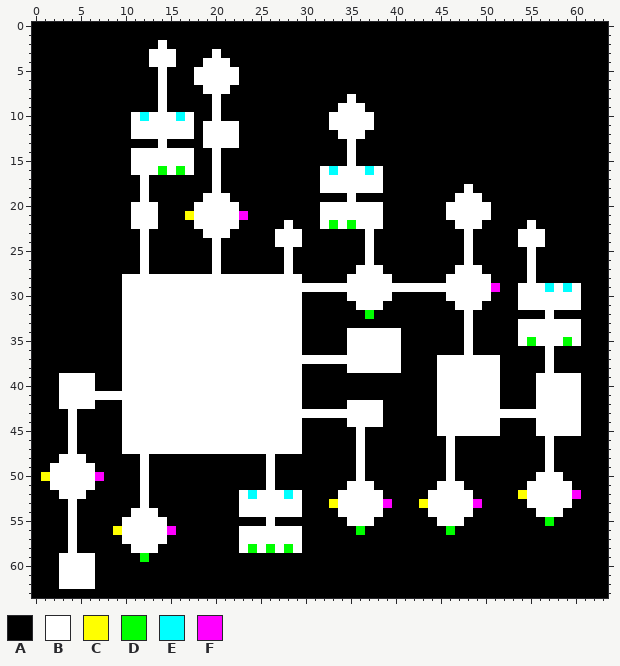
Edited in one commit: pixel-art sprite (Assets/DungeonAssets/Image/LayoutMap.png). Above is the file before it was changed.
The file is 64x64 pixels.
Palette (. is transparent): A #000000  B #ffffff  C #ffff00  D #00ff00  E #00ffff  F #ff00ff
Pixels before (only the part around the change), first column x 0:
 0 AAAAAAAAAAAAAAAAAAAAAAAAAAAAAAAAAAAAAAAAAAAAAAAAAAAAAAAAAAAAAAAA
 1 AAAAAAAAAAAAAAAAAAAAAAAAAAAAAAAAAAAAAAAAAAAAAAAAAAAAAAAAAAAAAAAA
 2 AAAAAAAAAAAAAABAAAAAAAAAAAAAAAAAAAAAAAAAAAAAAAAAAAAAAAAAAAAAAAAA
 3 AAAAAAAAAAAAABBBAAAABAAAAAAAAAAAAAAAAAAAAAAAAAAAAAAAAAAAAAAAAAAA
 4 AAAAAAAAAAAAABBBAAABBBAAAAAAAAAAAAAAAAAAAAAAAAAAAAAAAAAAAAAAAAAA
 5 AAAAAAAAAAAAAABAAABBBBBAAAAAAAAAAAAAAAAAAAAAAAAAAAAAAAAAAAAAAAAA
 6 AAAAAAAAAAAAAABAAABBBBBAAAAAAAAAAAAAAAAAAAAAAAAAAAAAAAAAAAAAAAAA
 7 AAAAAAAAAAAAAABAAAABBBAAAAAAAAAAAAAAAAAAAAAAAAAAAAAAAAAAAAAAAAAA
 8 AAAAAAAAAAAAAABAAAAABAAAAAAAAAAAAAABAAAAAAAAAAAAAAAAAAAAAAAAAAAA
 9 AAAAAAAAAAAAAABAAAAABAAAAAAAAAAAAABBBAAAAAAAAAAAAAAAAAAAAAAAAAAA
10 AAAAAAAAAAABEBBBEBAABAAAAAAAAAAAABBBBBAAAAAAAAAAAAAAAAAAAAAAAAAA
11 AAAAAAAAAAABBBBBBBABBBBAAAAAAAAAABBBBBAAAAAAAAAAAAAAAAAAAAAAAAAA
12 AAAAAAAAAAABBBBBBBABBBBAAAAAAAAAAABBBAAAAAAAAAAAAAAAAAAAAAAAAAAA
13 AAAAAAAAAAAAAABAAAABBBBAAAAAAAAAAAABAAAAAAAAAAAAAAAAAAAAAAAAAAAA
14 AAAAAAAAAAABBBBBBBAABAAAAAAAAAAAAAABAAAAAAAAAAAAAAAAAAAAAAAAAAAA
15 AAAAAAAAAAABBBBBBBAABAAAAAAAAAAAAAABAAAAAAAAAAAAAAAAAAAAAAAAAAAA
16 AAAAAAAAAAABBBDBDBAABAAAAAAAAAAABEBBBEBAAAAAAAAAAAAAAAAAAAAAAAAA
17 AAAAAAAAAAAABAAAAAAABAAAAAAAAAAABBBBBBBAAAAAAAAAAAAAAAAAAAAAAAAA
18 AAAAAAAAAAAABAAAAAAABAAAAAAAAAAABBBBBBBAAAAAAAAABAAAAAAAAAAAAAAA
19 AAAAAAAAAAAABAAAAAABBBAAAAAAAAAAAAABAAAAAAAAAAABBBAAAAAAAAAAAAAA
20 AAAAAAAAAAABBBAAAABBBBBAAAAAAAAABBBBBBBAAAAAAABBBBBAAAAAAAAAAAAA
21 AAAAAAAAAAABBBAAACBBBBBFAAAAAAAABBBBBBBAAAAAAABBBBBAAAAAAAAAAAAA
22 AAAAAAAAAAABBBAAAABBBBBAAAAABAAABDBDBBBAAAAAAAABBBAAAAABAAAAAAAA
23 AAAAAAAAAAAABAAAAAABBBAAAAABBBAAAAAAABAAAAAAAAAABAAAAABBBAAAAAAA
24 AAAAAAAAAAAABAAAAAAABAAAAAABBBAAAAAAABAAAAAAAAAABAAAAABBBAAAAAAA
25 AAAAAAAAAAAABAAAAAAABAAAAAAABAAAAAAAABAAAAAAAAAABAAAAAABAAAAAAAA
26 AAAAAAAAAAAABAAAAAAABAAAAAAABAAAAAAAABAAAAAAAAAABAAAAAABAAAAAAAA
27 AAAAAAAAAAAABAAAAAAABAAAAAAABAAAAAAABBBAAAAAAAABBBAAAAABAAAAAAAA
28 AAAAAAAAAABBBBBBBBBBBBBBBBBBBBAAAAABBBBBAAAAAABBBBBAAAABAAAAAAAA
29 AAAAAAAAAABBBBBBBBBBBBBBBBBBBBBBBBBBBBBBBBBBBBBBBBBFAABBBEBEBAAA
30 AAAAAAAAAABBBBBBBBBBBBBBBBBBBBAAAAABBBBBAAAAAABBBBBAAABBBBBBBAAA
31 AAAAAAAAAABBBBBBBBBBBBBBBBBBBBAAAAAABBBAAAAAAAABBBAAAABBBBBBBAAA
32 AAAAAAAAAABBBBBBBBBBBBBBBBBBBBAAAAAAADAAAAAAAAAABAAAAAAAABAAAAAA
33 AAAAAAAAAABBBBBBBBBBBBBBBBBBBBAAAAAAAAAAAAAAAAAABAAAAABBBBBBBAAA
34 AAAAAAAAAABBBBBBBBBBBBBBBBBBBBAAAAABBBBBBAAAAAAABAAAAABBBBBBBAAA
35 AAAAAAAAAABBBBBBBBBBBBBBBBBBBBAAAAABBBBBBAAAAAAABAAAAABDBBBDBAAA
36 AAAAAAAAAABBBBBBBBBBBBBBBBBBBBAAAAABBBBBBAAAAAAABAAAAAAAABAAAAAA
37 AAAAAAAAAABBBBBBBBBBBBBBBBBBBBBBBBBBBBBBBAAAABBBBBBBAAAAABAAAAAA
38 AAAAAAAAAABBBBBBBBBBBBBBBBBBBBAAAAABBBBBBAAAABBBBBBBAAAAABAAAAAA
39 AAABBBBAAABBBBBBBBBBBBBBBBBBBBAAAAAAAAAAAAAAABBBBBBBAAAABBBBBAAA
40 AAABBBBAAABBBBBBBBBBBBBBBBBBBBAAAAAAAAAAAAAAABBBBBBBAAAABBBBBAAA
41 AAABBBBBBBBBBBBBBBBBBBBBBBBBBBAAAAAAAAAAAAAAABBBBBBBAAAABBBBBAAA
42 AAABBBBAAABBBBBBBBBBBBBBBBBBBBAAAAABBBBAAAAAABBBBBBBAAAABBBBBAAA
43 AAAABAAAAABBBBBBBBBBBBBBBBBBBBBBBBBBBBBAAAAAABBBBBBBBBBBBBBBBAAA
44 AAAABAAAAABBBBBBBBBBBBBBBBBBBBAAAAABBBBAAAAAABBBBBBBAAAABBBBBAAA
45 AAAABAAAAABBBBBBBBBBBBBBBBBBBBAAAAAABAAAAAAAABBBBBBBAAAABBBBBAAA
46 AAAABAAAAABBBBBBBBBBBBBBBBBBBBAAAAAABAAAAAAAAABAAAAAAAAAABAAAAAA
47 AAAABAAAAABBBBBBBBBBBBBBBBBBBBAAAAAABAAAAAAAAABAAAAAAAAAABAAAAAA
48 AAABBBAAAAAABAAAAAAAAAAAAABAAAAAAAAABAAAAAAAAABAAAAAAAAAABAAAAAA
49 AABBBBBAAAAABAAAAAAAAAAAAABAAAAAAAAABAAAAAAAAABAAAAAAAAAABAAAAAA
50 ACBBBBBFAAAABAAAAAAAAAAAAABAAAAAAAAABAAAAAAAAABAAAAAAAAABBBAAAAA
51 AABBBBBAAAAABAAAAAAAAAAAAABAAAAAAAABBBAAAAAAABBBAAAAAAABBBBBAAAA
52 AAABBBAAAAAABAAAAAAAAAABEBBBEBAAAABBBBBAAAAABBBBBAAAAACBBBBBFAAA
53 AAAABAAAAAAABAAAAAAAAAABBBBBBBAAACBBBBBFAAACBBBBBFAAAAABBBBBAAAA
54 AAAABAAAAAABBBAAAAAAAAABBBBBBBAAAABBBBBAAAAABBBBBAAAAAAABBBAAAAA
55 AAAABAAAAABBBBBAAAAAAAAAAABAAAAAAAABBBAAAAAAABBBAAAAAAAAADAAAAAA
56 AAAABAAAACBBBBBFAAAAAAABBBBBBBAAAAAADAAAAAAAAADAAAAAAAAAAAAAAAAA
57 AAAABAAAAABBBBBAAAAAAAABBBBBBBAAAAAAAAAAAAAAAAAAAAAAAAAAAAAAAAAA
58 AAAABAAAAAABBBAAAAAAAAABDBDBDBAAAAAAAAAAAAAAAAAAAAAAAAAAAAAAAAAA
59 AAABBBBAAAAADAAAAAAAAAAAAAAAAAAAAAAAAAAAAAAAAAAAAAAAAAAAAAAAAAAA
60 AAABBBBAAAAAAAAAAAAAAAAAAAAAAAAAAAAAAAAAAAAAAAAAAAAAAAAAAAAAAAAA
61 AAABBBBAAAAAAAAAAAAAAAAAAAAAAAAAAAAAAAAAAAAAAAAAAAAAAAAAAAAAAAAA
62 AAABBBBAAAAAAAAAAAAAAAAAAAAAAAAAAAAAAAAAAAAAAAAAAAAAAAAAAAAAAAAA
63 AAAAAAAAAAAAAAAAAAAAAAAAAAAAAAAAAAAAAAAAAAAAAAAAAAAAAAAAAAAAAAAA
After:
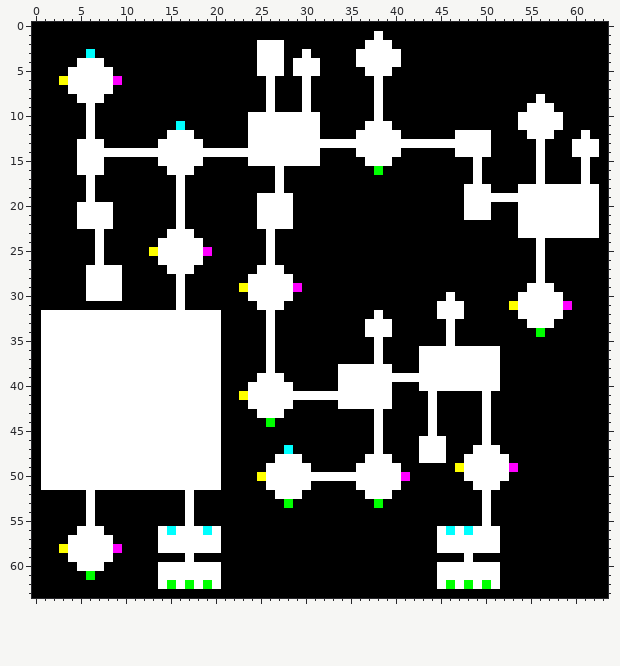
What changed:
Changed rows in their new state; - is an unchanged pixel.
first column x 1:
 1 -------------------------------------B------------------------
 2 -------------A----------BBB---------BBB-----------------------
 3 -----E------AAA----A----BBB--B-----BBBBB----------------------
 4 ----BBB-----AAA---AAA---BBB-BBB----BBBBB----------------------
 5 ---BBBBB-----A---AAAAA--BBB-BBB-----BBB-----------------------
 6 --CBBBBBF----A---AAAAA---B---B-------B------------------------
 7 ---BBBBB-----A----AAA----B---B-------B------------------------
 8 ----BBB------A-----A-----B---B----A--B-----------------B------
 9 -----B-------A-----A-----B---B---AAA-B----------------BBB-----
10 -----B----AAAAAAA--A---BBBBBBBB-AAAAAB---------------BBBBB----
11 -----B----AAAAAEA-AAAA-BBBBBBBB-AAAA-BB--------------BBBBB----
12 -----B----AAAA----AAAA-BBBBBBBB--AA-BBBB------BBBB----BBB---B-
13 ----BBB-------BBBBAAAA-BBBBBBBBBBB-BBBBBBBBBBBBBBB-----B---BBB
14 ----BBBBBB-------BB-BBBBBBBBBBB---ABBBBB------BBBB-----B---BBB
15 ----BBB---AAA----B-A---BBBBBBBB---A-BBB---------B------B----B-
16 ----BBB---AAAA-B---A------B----AAAAAAD----------B------B----B-
17 -----B-----A---B---A------B----AAAAAAA----------B------B----B-
18 -----B-----A---B---A------B----AAAAAAA----------BB---BBBBBBBBB
19 -----B-----A---B--AAA---BBBB------A-----------A--BBBBBBBBBBBBB
20 ----BBBB--AAA--B-AAAAA--BBBB---AAAAAAA-------AA------BBBBBBBBB
21 ----BBBB--AAA--BAAAAAAA-BBBB---AAAAAAA-------AA------BBBBBBBBB
22 ----BBBB--AAA--B-AAAAA--BBB----AAAAAAA--------AAA----B-BBBBBBB
23 ------B----A--BBB-AAA----BAAA-------A----------A--------BBBBBB
24 ------B----A-BBBBB-A-----BAAA-------A----------A-----AA-------
25 ------B----ACBBBBBFA-----B-A--------A----------A------AB------
26 ------B----A-BBBBB-A-----B-A--------A----------A------AB------
27 -----BBBB--A--BBB--A----BBBA-------AAA--------AAA-----AB------
28 -----BBBBAAAAAA-AAAAAAA-----A-----AAAAA------AAAAA----AB------
29 -----BBBBAAAAAA-AAAAAAC-----FAAAAAAAAAAAAAAAAAAAAAA--A--BAAA--
30 -----BBBBAAAAAA-AAAAAAA-----A-----AAAAA-------AAAA--------AA--
31 ---------AAAAAA-AAAAAAAA---AA------AAA------BB-AA---C-----FA--
32 BBBBBBBBB-----------AAAAA-AAA-------AB------BBBA-----BBB-B----
33 BBBBBBBBB-----------AAAAA-AAA-------BBB------B-A-----A---AAA--
34 BBBBBBBBB-----------AAAAA-AAA-----AA---A-----B-A-----AADAAAA--
35 BBBBBBBBB-----------AAAAA-AAA-----AAA-AA-----B-A-----AAAAAAA--
36 BBBBBBBBB-----------AAAAA-AAA-----AAA-AA--BBBBB-BBB-----A-----
37 BBBBBBBBB-----------AAAAA-AAAAAAAAAAA-AA--BB------------A-----
38 BBBBBBBBB-----------AAAAA-AAA----B-----A--BB------------A-----
39 BB----BBB-----------AAAA---AA----BBBBBBBBBBB-----------AAAAA--
40 BB----BBB-----------AAA-----A----BBBBBB---BB-----------AAAAA--
41 BB------------------AAC------BBBBBBBBBB----BAAAAA-A----AAAAA--
42 BB----BBB-----------AAA-----A----B----B----BAAAAA-A----AAAAA--
43 BBB-BBBBB-----------AAAA---AAAAAAAAAA------BAAAAA-AAAAAAAAAA--
44 BBB-BBBBB-----------AAAAADAAA-----AAA------BAAAAA-A----AAAAA--
45 BBB-BBBBB-----------AAAAAAAAA------A-B-----BAAAAA-A----AAAAA--
46 BBB-BBBBB-----------AAAAAAAAA------A-B----BBBA---B------A-----
47 BBB-BBBBB-----------AAAAAAAEA------A-B----BBBA--BBB-----A-----
48 BB---BBBBBB-BBBBBBBB-----ABBB------ABBB---BBBA-BBBBB----A-----
49 B-----BBBBB-BBBBBBBB------BBBB------BBBB-----ACBBBBBF---A-----
50 B-----BBBBB-BBBBBBBB----C-BBBBBBBBB-BBBBF----A-BBBBB---AAA----
51 B-----BBBBB-BBBBBBBB------BBBB----A--BBB----AAA-BBB---AAAAA---
52 --AAAB-----A----B-----AAAA-B-----AAA--B----AAAAA-B---AAAAAAA--
53 ---A-B-----A----B-----AAAAADA---AAAAADA---AAAAAAAB----AAAAA---
54 ---A-B----AAA---B-----AAAAAAA----AAAAA-----AAAAA-B-----AAA----
55 ---A-B---AAAAA--B--------A--------AAA-------AAA--B------A-----
56 ---ABBB-AAAAA-EBBBEB--AAAAAAA------A--------BEBEBBB-----------
57 ----BBBB-AAAA-BBBBBB--AAAAAAA---------------BBBBBBB-----------
58 --C-BBBBF-AAABBBBBBB--AAAAAAA---------------BBBBBBB-----------
59 --A---BB---A----B------------------------------B--------------
60 --AA--B------BBBBBBB------------------------BBBBBBB-----------
61 --AAAD-------BBBBBBB------------------------BBBBBBB-----------
62 --AAAA-------BDBDBDB------------------------BDBDBDB-----------
Where, in picture pixels (left, top, right, bottom), the same in both pictures:
changed: (41, 31, 599, 589)
